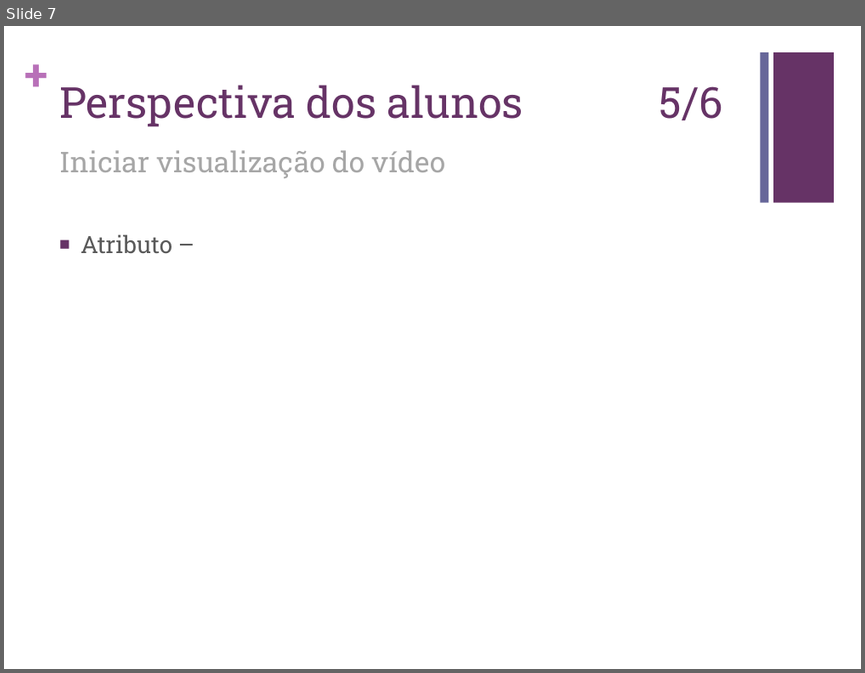
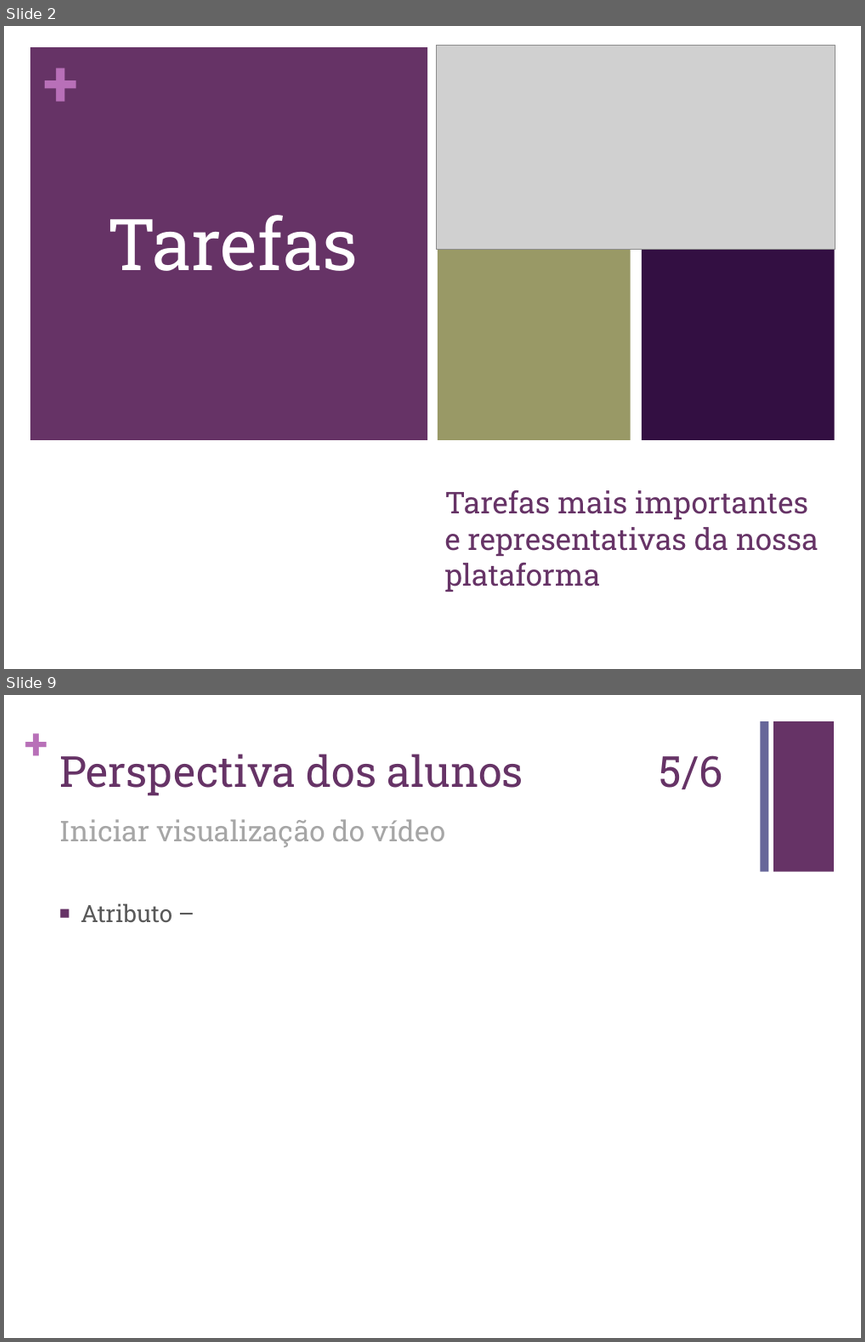
Before and after one commit to carboned4/C_C_U-2015-10, a slide deck: Aula 08/G10 - Apresentacao - Lab08.pptx. Shown one above the other, each under a label of ours: slide 7 before the commit, slides 2 and 9 after it; the slides between them are not shown. The pictures are 865x673 and 865x1342 pixels, drawn with LibreOffice and Linux fonts; fonts in the diff are those of the drawing; grey boxes stand for pictures. Boxes give left, top, right and bottom in pixels: in the first picture for what was removed or moved away, otherwise in the second. Text is boxed around its words. In the diff, an @@ line names an element or a change of style, - is before the commit and + after.

```diff
--- a/Aula 08/G10 - Apresentacao - Lab08.pptx
+++ b/Aula 08/G10 - Apresentacao - Lab08.pptx
@@ slide 2 added at (4,26,861,669), background #FFFFFF @@
@@ rectangle added at (30,47,427,440), fill #663366 @@
@@ text added at (43,42,82,120), 54 pt, text #B870B8, bold @@
++
@@ picture added at (436,46,834,250) @@
@@ rectangle added at (642,47,834,238), fill #666699 @@
@@ text added at (107,215,358,271), 60 pt, text #FFFFFF @@
+Tarefas
@@ rectangle added at (438,249,630,440), fill #999966 @@
@@ rectangle added at (642,249,834,440), fill #330F42 @@
@@ title added at (445,490,818,591), 25.2 pt, text #663366 @@
+Tarefas mais importantes e representativas da nossa plataforma
@@ what was slide 7 is now slide 9 @@
```
Also in this commit, not shown: 8 slides changed, 1 other slide added.
